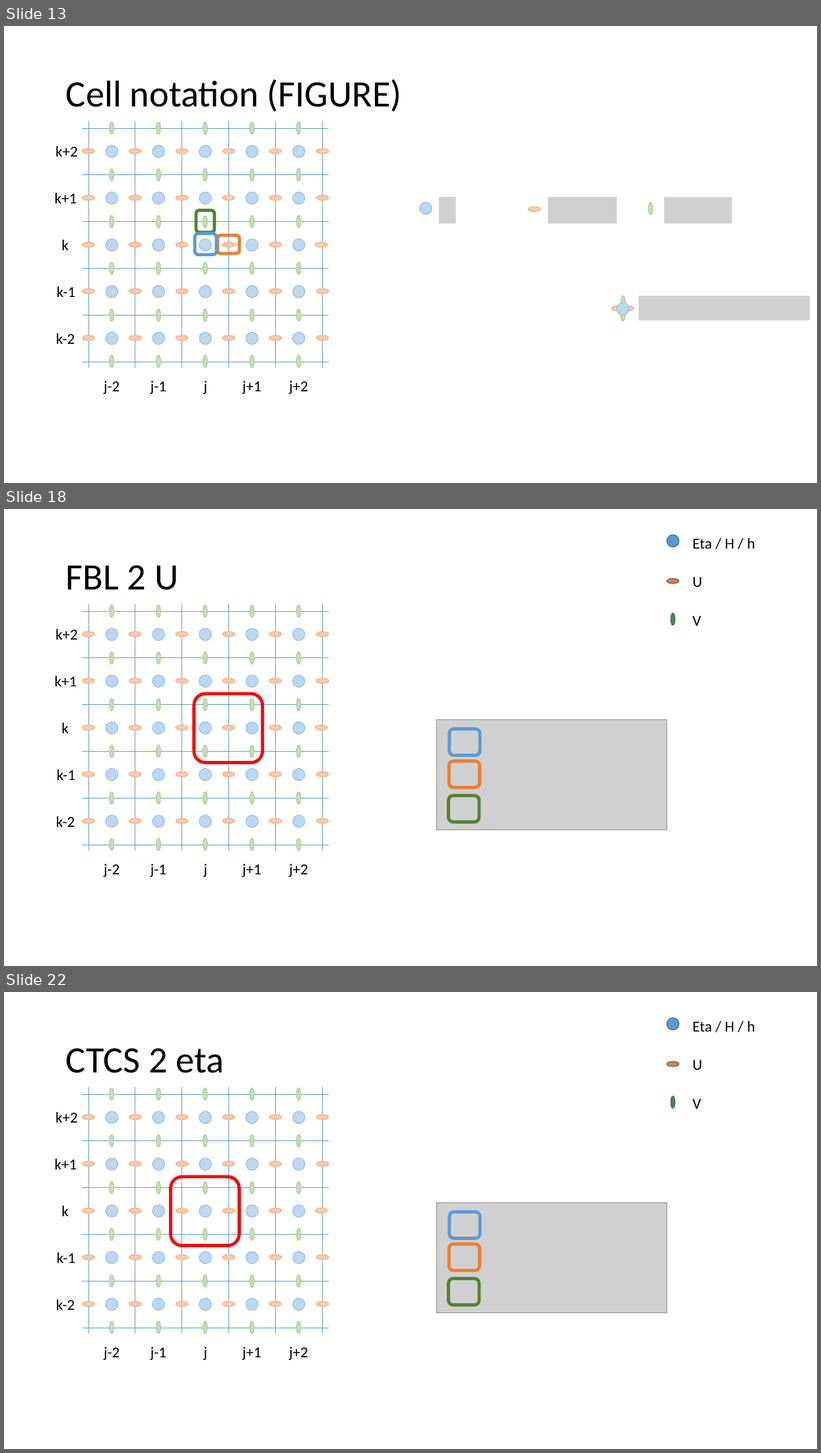
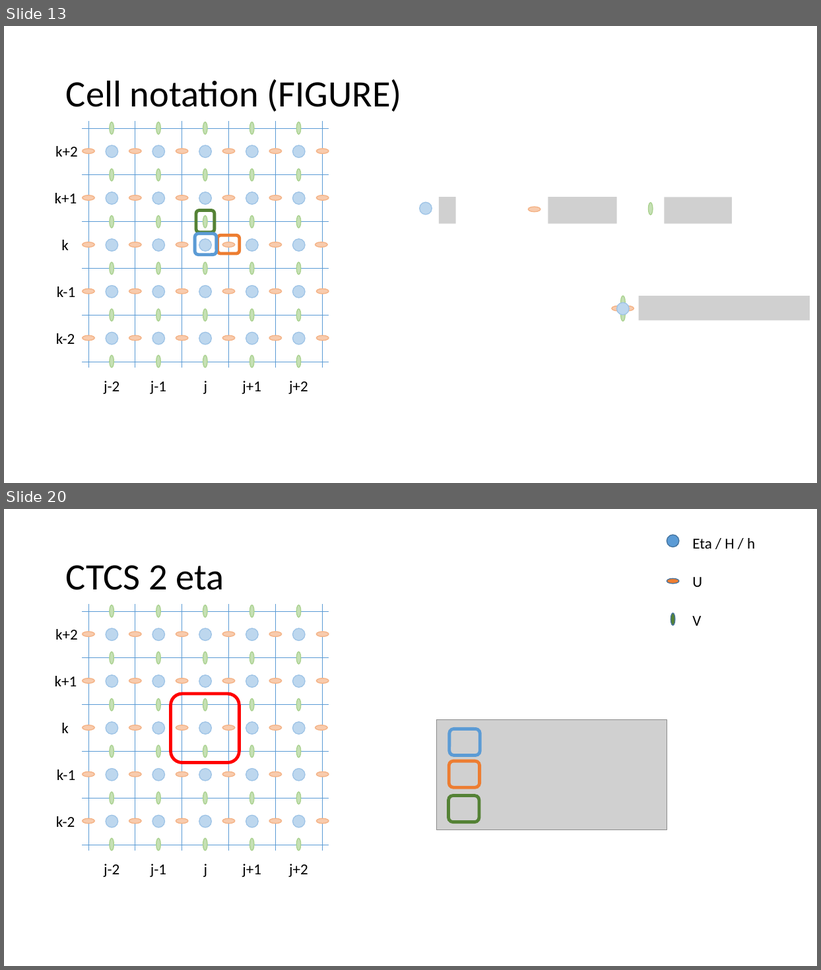
Before and after one commit to metno/gpu-ocean, a slide deck: gpu_ocean/prototypes/fbl_ctcs_stencils.pptx. Shown one above the other, each under a label of ours: slides 13, 18 and 22 before the commit, slides 13 and 20 after it; the slides between them are not shown. The pictures are 821x1453 and 821x970 pixels, drawn with LibreOffice and Linux fonts; fonts in the diff are those of the drawing; grey boxes stand for pictures. Boxes give left, top, right and bottom in pixels: in the first picture for what was removed or moved away, otherwise in the second. Text is boxed around its words. In the diff, an @@ line names an element or a change of style, - is before the commit and + after.

```diff
--- a/gpu_ocean/prototypes/fbl_ctcs_stencils.pptx
+++ b/gpu_ocean/prototypes/fbl_ctcs_stencils.pptx
@@ slide 18 removed at box(4, 509, 817, 966), background #FFFFFF @@
@@ title removed at box(66, 565, 178, 590) @@
-FBL 2 U
@@ group removed at box(82, 604, 329, 851): 12 lines @@
@@ group removed at box(667, 535, 755, 626): 3 ellipses, 3 texts @@
-Eta / H / h
-U
-V
@@ rounded rectangle removed at box(194, 694, 263, 762) @@
@@ picture removed at box(437, 720, 667, 830) @@
@@ rounded rectangle removed at box(450, 729, 480, 755) @@
@@ rounded rectangle removed at box(450, 762, 480, 788) @@
@@ group removed at box(55, 629, 308, 877): 10 texts @@
-j-2
-j-1
-j+1
-j+2
-j
-k
-k+1
-k+2
-k-2
-k-1
@@ rounded rectangle removed at box(449, 795, 479, 822) @@
@@ group removed at box(106, 628, 305, 827): 25 ellipses @@
@@ group removed at box(82, 632, 329, 824): 30 ellipses @@
@@ group removed at box(110, 605, 301, 851): 30 ellipses @@
@@ what was slide 22 is now slide 20 @@
```
Also in this commit, not shown: 8 slides changed, 26 slides added, 2 other slides removed.
